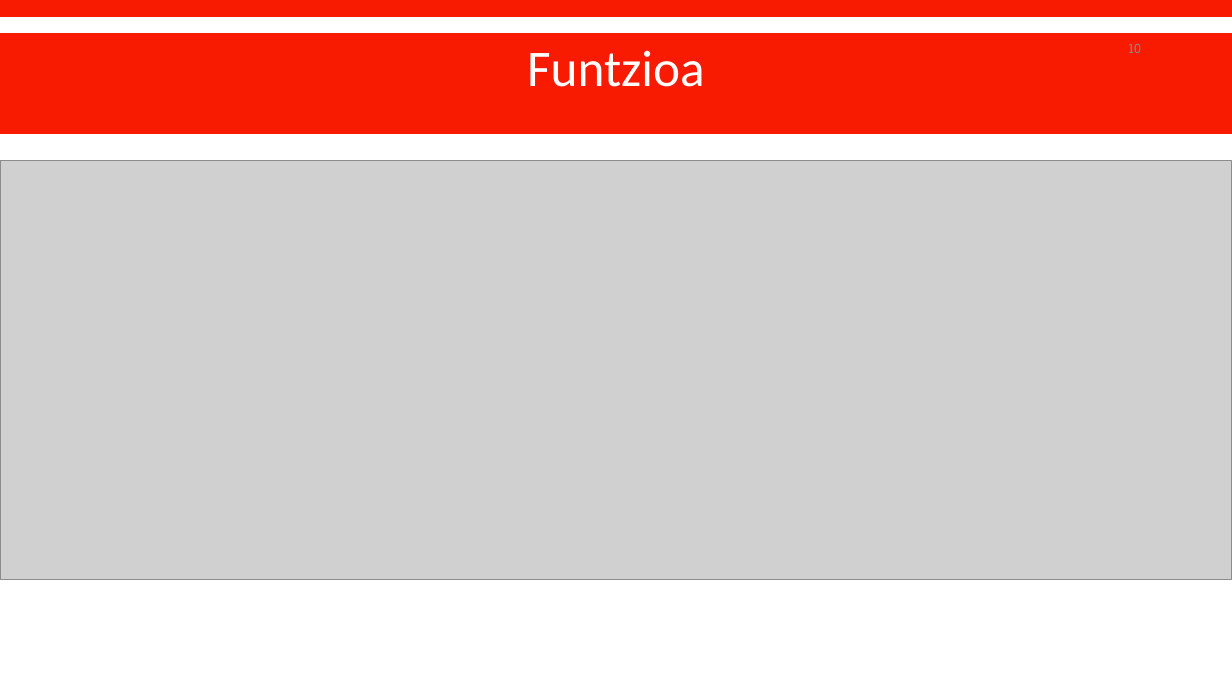
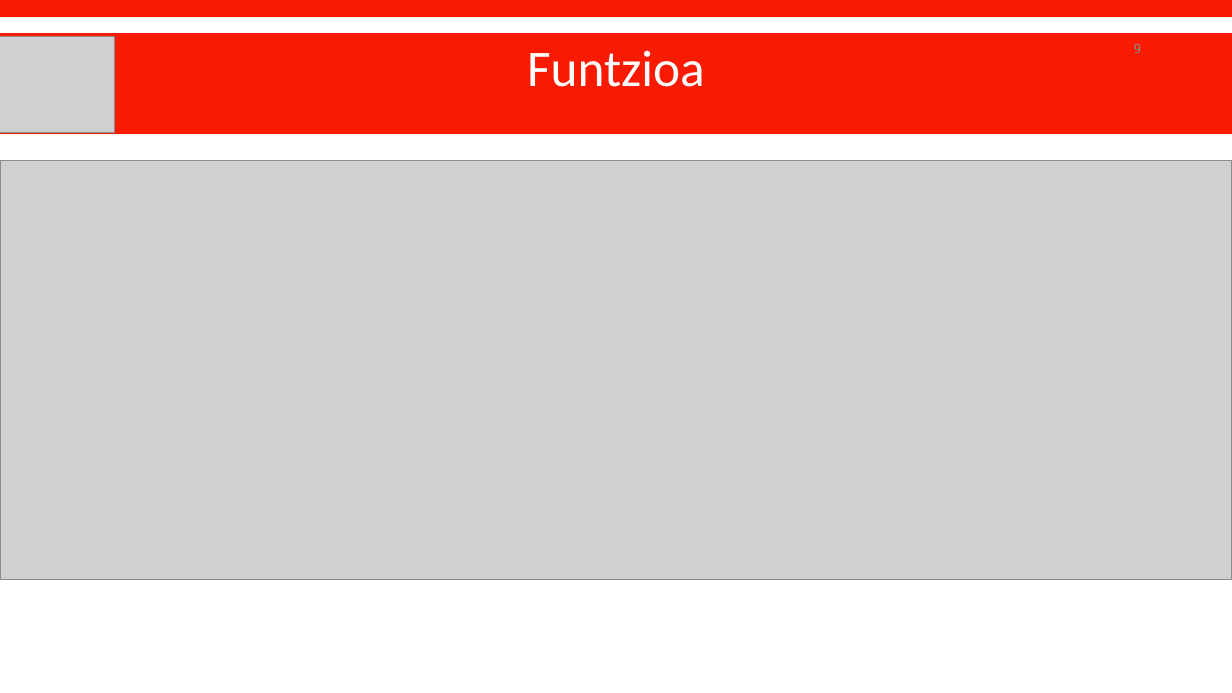
Before and after one commit to OceansForce/Erronka_5_Taldea, a slide deck: slide 9 of Aurkezpena/Aurkezpena_5.taldea_2.sprint.pptx (slide 10 before the commit). Drawn at 1232x693 pixels with LibreOffice and Linux fonts; fonts in the diff are those of the drawing; grey boxes stand for pictures; background and template pictures are left out. Boxes give left, top, right and bottom in pixels: in the first picture for what was removed or moved away, otherwise in the second. Text is boxed around its words. In the diff, an @@ line names an element or a change of style, - is before the commit and + after.

```diff
--- a/Aurkezpena/Aurkezpena_5.taldea_2.sprint.pptx
+++ b/Aurkezpena/Aurkezpena_5.taldea_2.sprint.pptx
@@ picture added at [0, 36, 115, 133] @@
@@ page number at [1134, 44, 1141, 53]: text changed @@
-10
+9
```
Also in this commit, not shown: 2 other slides changed.
